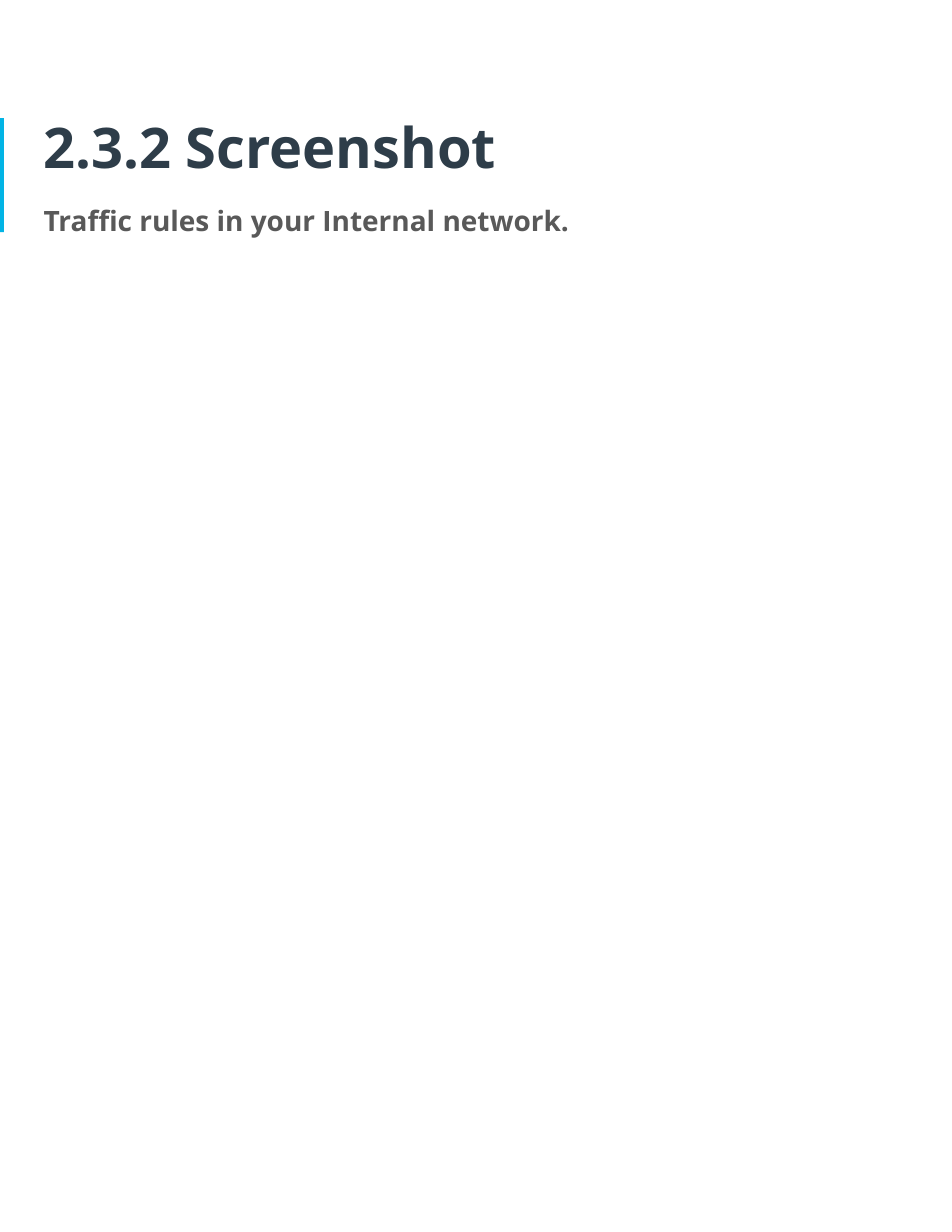
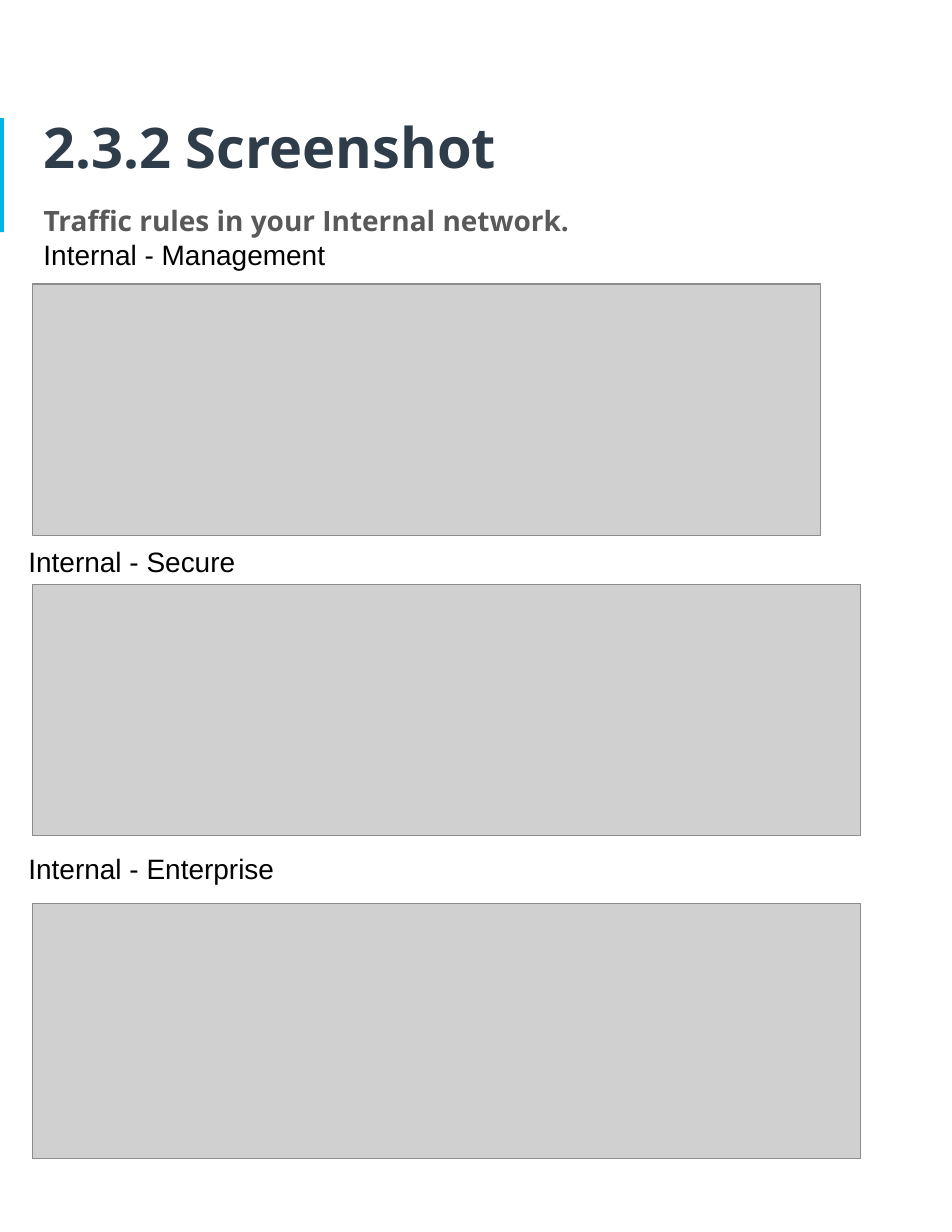
Before and after one commit to osman-software-engineer/enterprise-perimeter-and-network-security, a slide deck: slide 15 of phase-1/CyberSecurity Implementation Plan.pptx. Drawn at 952x1232 pixels with LibreOffice and Linux fonts; fonts in the diff are those of the drawing; grey boxes stand for pictures. Boxes give left, top, right and bottom in pixels: in the first picture for what was removed or moved away, otherwise in the second. Text is boxed around its words. In the diff, an @@ line names an element or a change of style, - is before the commit and + after.

```diff
--- a/phase-1/CyberSecurity Implementation Plan.pptx
+++ b/phase-1/CyberSecurity Implementation Plan.pptx
@@ text added at bbox=[43, 244, 325, 270], 18 pt, text #000000 @@
+Internal - Management
@@ picture added at bbox=[32, 284, 821, 535] @@
@@ text added at bbox=[28, 551, 236, 573], 18 pt, text #000000 @@
+Internal - Secure
@@ picture added at bbox=[32, 585, 860, 836] @@
@@ text added at bbox=[28, 858, 275, 884], 18 pt, text #000000 @@
+Internal - Enterprise
@@ picture added at bbox=[32, 904, 860, 1159] @@
```
Also in this commit, not shown: 9 other slides changed.
